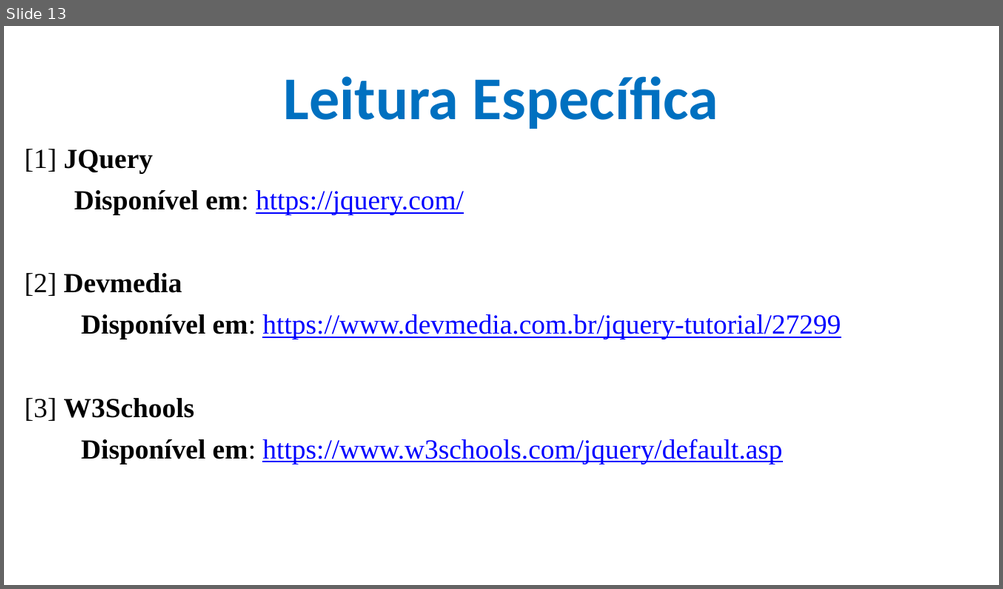
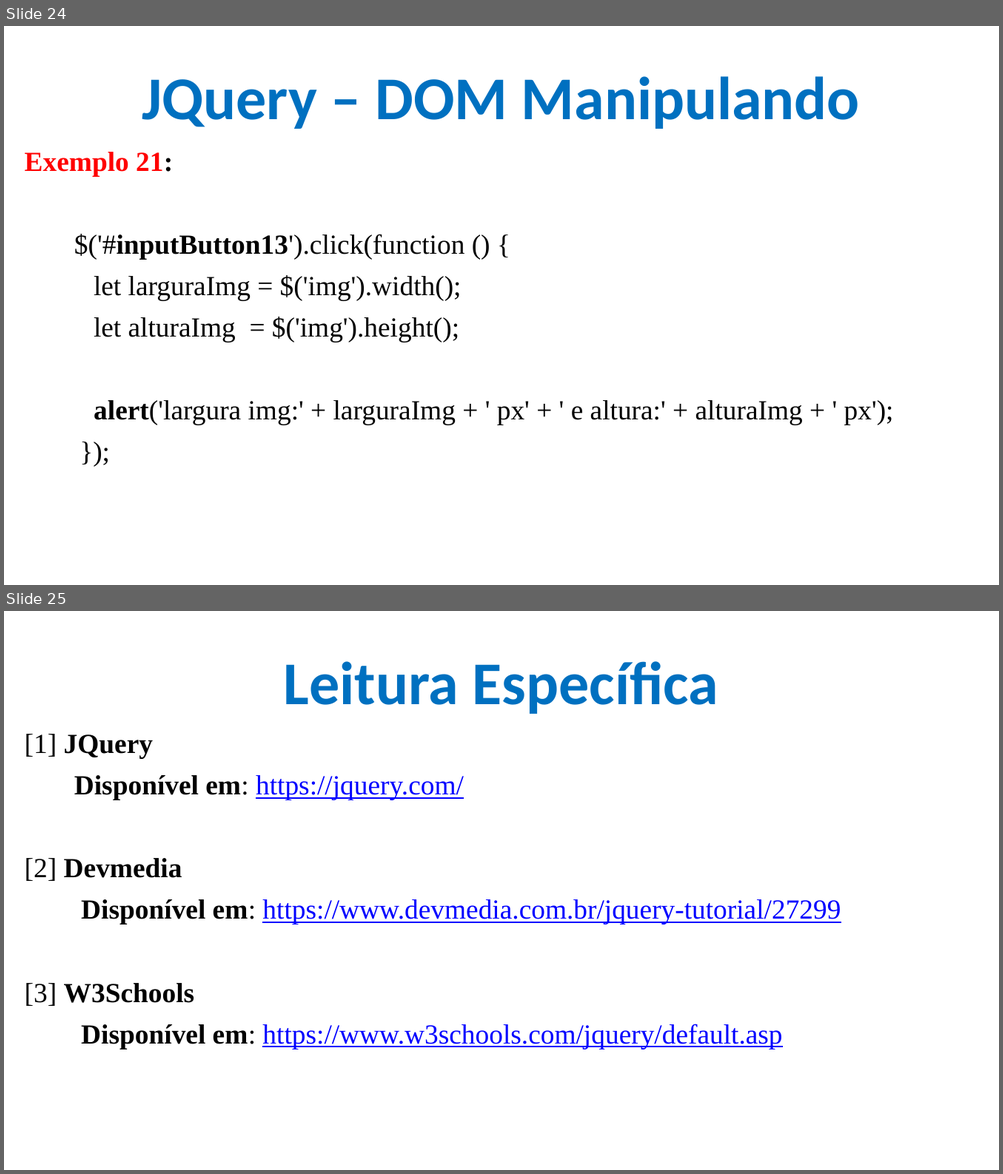
Before and after one commit to CloudEducationBrazil/WydenDesenvolvimentoWebPHP, a slide deck: 01 Classes/Aula 11 Desenvolvimento Web PHP - JQuery.pptx. Shown one above the other, each under a label of ours: slide 13 before the commit, slides 24 and 25 after it. The pictures are 1003x589 and 1003x1174 pixels, drawn with LibreOffice and Linux fonts; fonts in the diff are those of the drawing; background and template pictures are left out. Boxes give left, top, right and bottom in pixels: in the first picture for what was removed or moved away, otherwise in the second. Text is boxed around its words. In the diff, an @@ line names an element or a change of style, - is before the commit and + after.

Commit message:
ppt JQuery

```diff
--- a/01 Classes/Aula 11 Desenvolvimento Web PHP - JQuery.pptx
+++ b/01 Classes/Aula 11 Desenvolvimento Web PHP - JQuery.pptx
@@ slide 24 added at (x1=4, y1=26, x2=999, y2=585), background picture (left out) @@
@@ title added at (x1=142, y1=76, x2=859, y2=129), 44 pt, text #0070C0, bold @@
+JQuery – DOM Manipulando
@@ text added at (x1=25, y1=152, x2=893, y2=425), 20 pt, text #000000 @@
+Exemplo 21:
+$('#inputButton13').click(function () {
+let larguraImg = $('img').width();
+let alturaImg = $('img').height();
+alert('largura img:' + larguraImg + ' px' + ' e altura:' + alturaImg + ' px');
+});
@@ what was slide 13 is now slide 25 @@
```
Also in this commit, not shown: 2 slides changed, 11 other slides added, 7 other files.
